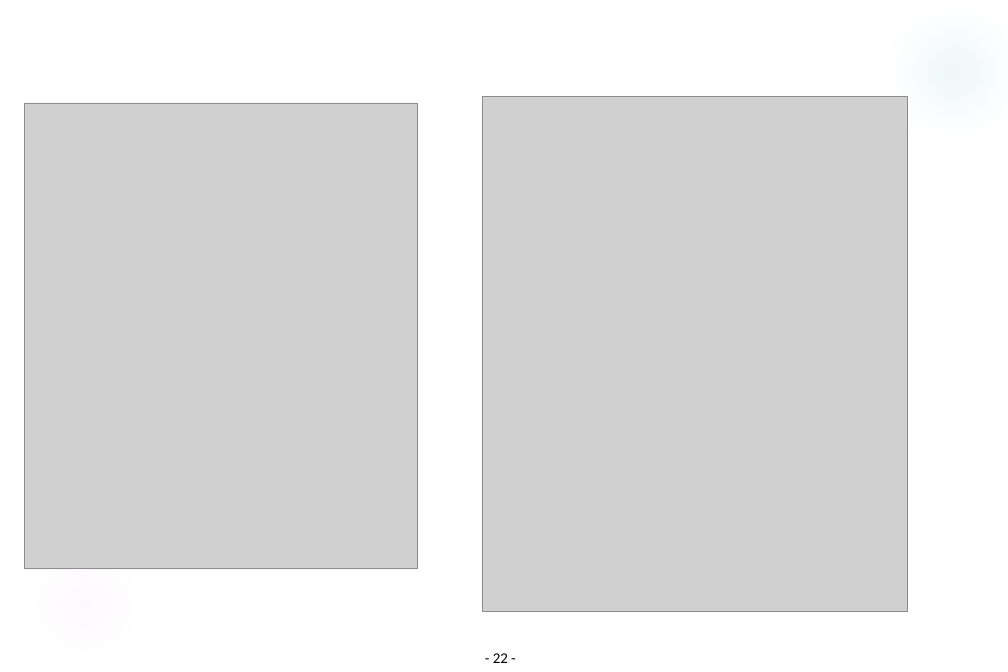
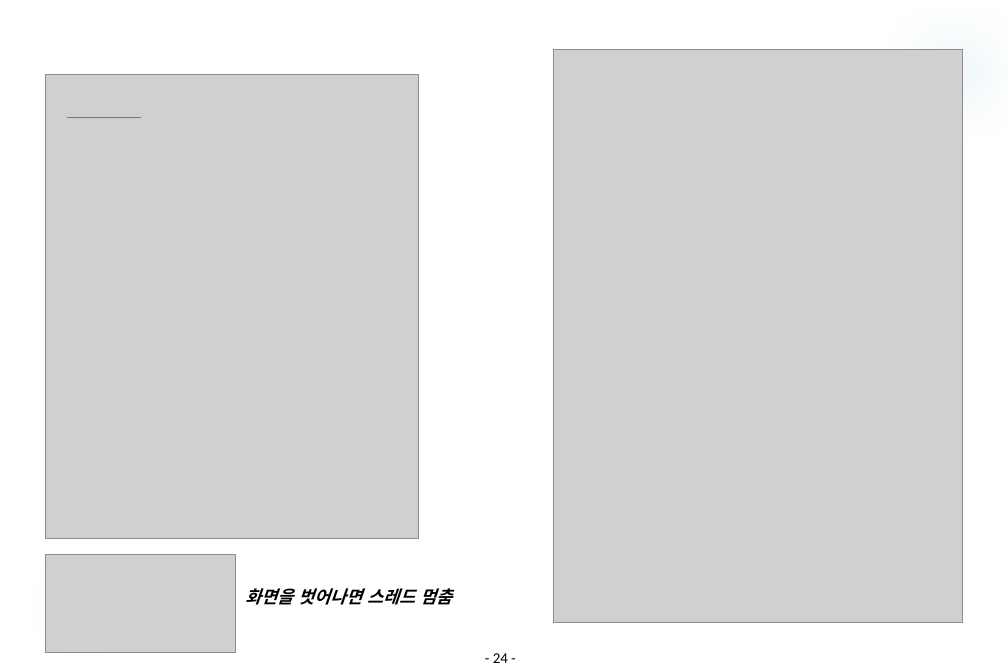
Before and after one commit to sunrin-android/Workbooks, a slide deck: slide 24 of 안드로이드13_(스레드핸들러).pptx (slide 22 before the commit). Drawn at 1008x672 pixels with LibreOffice and Linux fonts; fonts in the diff are those of the drawing; grey boxes stand for pictures; background and template pictures are left out. Boxes give left, top, right and bottom in pixels: in the first picture for what was removed or moved away, otherwise in the second. Text is boxed around its words. In the diff, an @@ line names an element or a change of style, - is before the commit and + after.

```diff
--- a/안드로이드13_(스레드핸들러).pptx
+++ b/안드로이드13_(스레드핸들러).pptx
@@ picture: place and size @@
-picture at bbox=[483, 96, 908, 611]
+picture at bbox=[554, 50, 962, 623]
@@ picture: place and size @@
-picture at bbox=[24, 104, 418, 569]
+picture at bbox=[46, 75, 419, 539]
@@ line added from (66, 117) to (141, 117), #4B7EBC 0.75 pt @@
@@ picture added at bbox=[46, 555, 236, 652] @@
@@ text added at bbox=[245, 588, 452, 605], 14 pt, text #000000, bold, italic @@
+화면을 벗어나면 스레드 멈춤
@@ page number at bbox=[493, 653, 508, 663]: text changed @@
-- 22 -
+- 24 -
```
Also in this commit, not shown: 15 other slides changed, 16 slides added, 3 slides removed.
